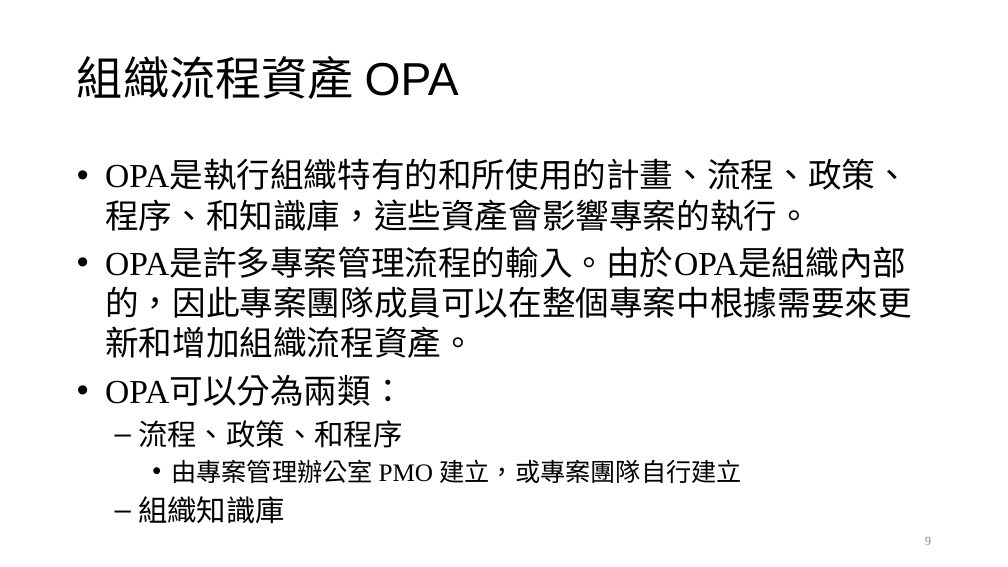
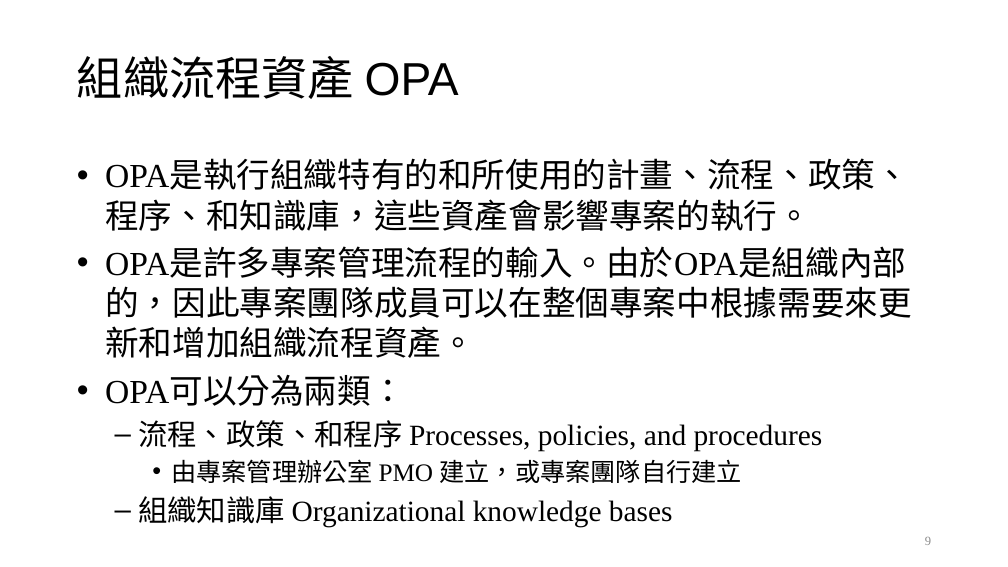
Before and after one commit to ywdeng/uscojywdeng, a slide deck: slide 9 of src/assets/1091/ProjectManagement/CH02/02.pptx. Drawn at 1008x567 pixels with LibreOffice and Linux fonts; fonts in the diff are those of the drawing. Boxes give left, top, right and bottom in pixels: in the first picture for what was removed or moved away, otherwise in the second. Text is boxed around its words. In the diff, an @@ line names an element or a change of style, - is before the commit and + after.

```diff
--- a/src/assets/1091/ProjectManagement/CH02/02.pptx
+++ b/src/assets/1091/ProjectManagement/CH02/02.pptx
@@ text at [138,420,823,451]: text changed @@
-  – 流程、政策、和程序
+  – 流程、政策、和程序 Processes, policies, and procedures
@@ text at [138,496,673,527]: text changed @@
-  – 組織知識庫
+  – 組織知識庫 Organizational knowledge bases
```
Also in this commit, not shown: 12 other slides changed, 7 slides added, 2 slides removed, 3 other files.
